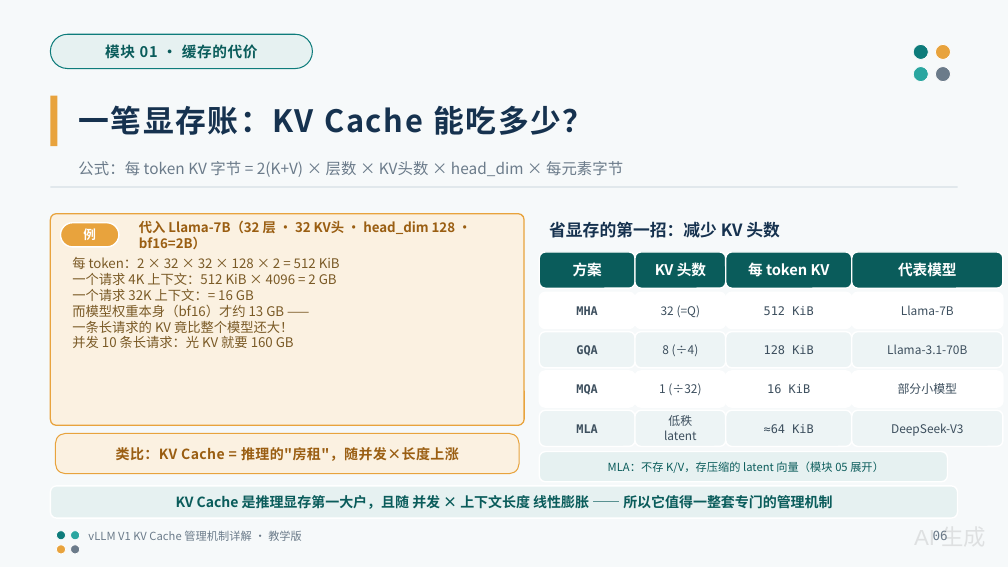
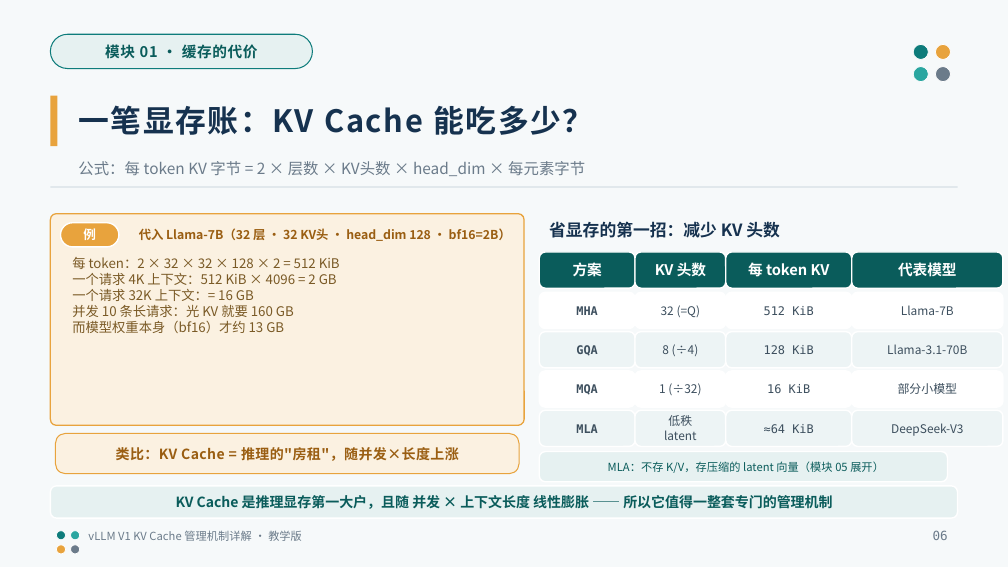
Before and after one commit to GoCHug/vllm, a slide deck: slide 6 of vllm/v1/core/kvcache_ppt/KVCache_管理机制详解_教学版.pptx. Drawn at 1008x567 pixels with LibreOffice and Linux fonts; fonts in the diff are those of the drawing. Boxes give left, top, right and bottom in pixels: in the first picture for what was removed or moved away, otherwise in the second. Text is boxed around its words. In the diff, an @@ line names an element or a change of style, - is before the commit and + after.

```diff
--- a/vllm/v1/core/kvcache_ppt/KVCache_管理机制详解_教学版.pptx
+++ b/vllm/v1/core/kvcache_ppt/KVCache_管理机制详解_教学版.pptx
@@ text at (78,161,585,176): text changed @@
-公式：每 token KV 字节 = 2(K+V) × 层数 × KV头数 × head_dim × 每元素字节
+公式：每 token KV 字节 = 2 × 层数 × KV头数 × head_dim × 每元素字节
@@ text "代入 Llama-7B（32 层 · 32 ..." at (139,227,511,244): size 9.5 to 8.8 pt @@
@@ text at (72,305,293,333): paragraphs removed @@
-而模型权重本身（bf16）才约 13 GB ——
-一条长请求的 KV 竟比整个模型还大！
@@ text at (72,321,284,333): paragraph added @@
+而模型权重本身（bf16）才约 13 GB
@@ text removed at (914,530,986,540) @@
-AI 生成
```
Also in this commit, not shown: 43 other slides changed, 1 other file.
